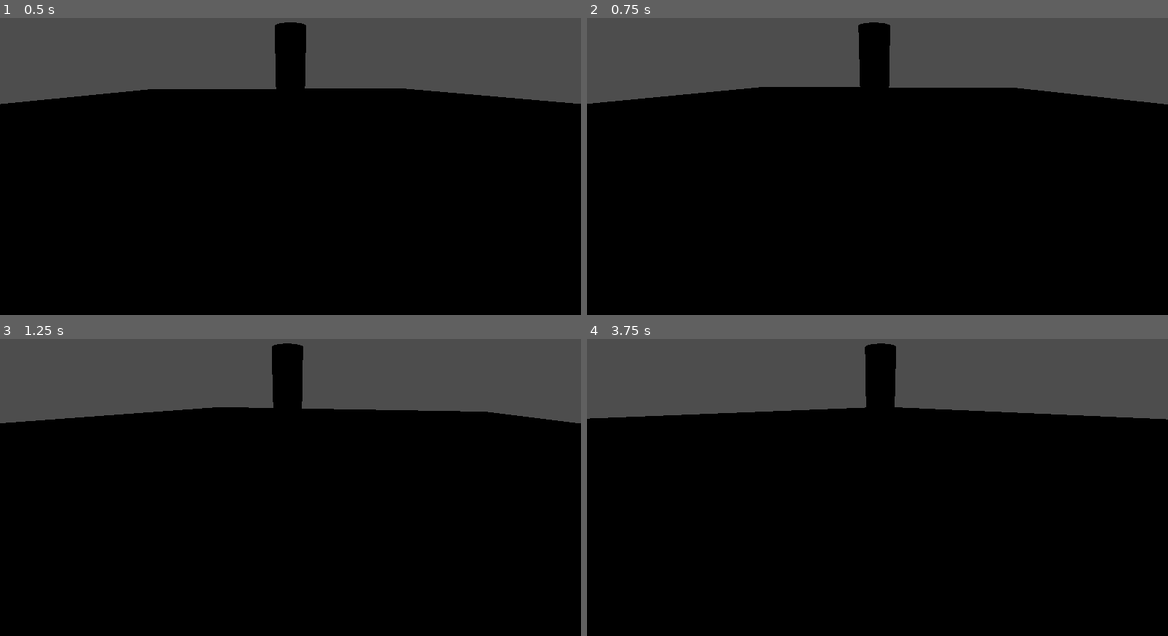
Above: before the commit, frames 1-4 (two rows, left to right).
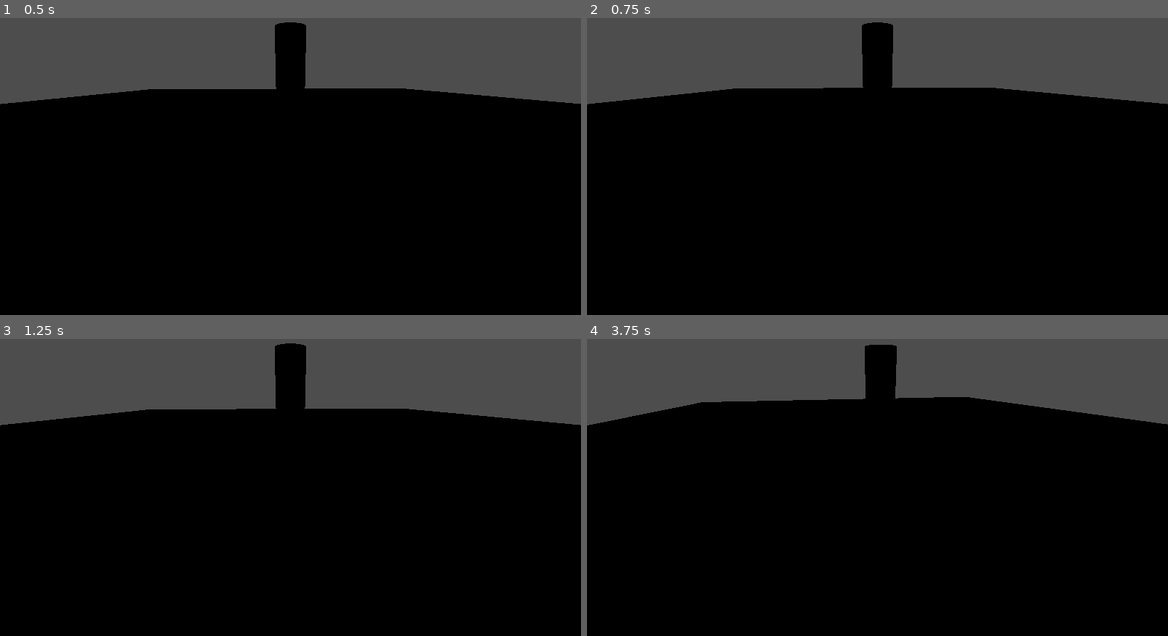
Above: after the commit, the same moments.

Repository: uunotap/GameJamArenaUTU
Game: Godot game, scene res://scenes/levels/test_level.tscn
Two runs of this game, one before a commit and one after it. Both use one fixed random seed, a clock stepped at 60 frames per second and the inputs below.
Inputs:
- Up to frame 1 (0.5 s): no input
- Up to frame 2 (0.75 s): tap Enter (ui_accept) at 0.5 s; hold E (dash_right) from 0.53 s (still down); hold X (attackbutton, bound only after the commit) from 0.53 s (still down)
- Up to frame 3 (1.25 s): keep holding E (dash_right); keep holding X (attackbutton, bound only after the commit); tap Enter (ui_accept) at 0.77, 0.8, 1.07 s
- Up to frame 4 (3.75 s): release E (dash_right) at 1.28 s; release X (attackbutton, bound only after the commit) at 1.28 s; hold Down (ui_down) 1.28-2.03 s; tap Enter (ui_accept) at 1.35, 1.52, 1.82, 2.3, 3.02, 3.32, 3.6 s; tap X (attackbutton, bound only after the commit) at 1.55, 2.85 s; hold E (dash_right) 2.03-2.78 s; hold X (attackbutton, bound only after the commit) 2.03-2.78 s; hold Up (ui_up) 2.78-3.53 s; hold Q (dash_left) from 3.53 s (still down)

Frame 1 is identical in both runs. In frame 2, 0.4% of the frame differs, in the area x 0-100%, y 1-30%; in frame 3, 0.7%; in frame 4, 2.5%.

Commit message:
Basic combat logic implemented

Diff:
--- a/entities/bossKreatura/boss.gd
+++ b/entities/bossKreatura/boss.gd
@@ -1,3 +1,4 @@
+class_name Boss
 extends CharacterBody3D
 const waterball = preload("res://entities/bossKreatura/attacks/waterball.tscn")
 const rising_attack = preload("res://entities/bossKreatura/attacks/ground rise attack.tscn")
@@ -14,6 +15,7 @@
 
 var hp:int = 20: set = set_hp
 func set_hp(new_hp:int)-> void:
+	print("boss took damage wowza")
 	hp=new_hp
 	if hp <=4:
 		invulnerability=true
--- a/entities/bossKreatura/boss.tscn
+++ b/entities/bossKreatura/boss.tscn
@@ -7,6 +7,8 @@
 [sub_resource type="CylinderShape3D" id="CylinderShape3D_ykiqu"]
 
 [node name="Boss" type="CharacterBody3D" unique_id=1434885039]
+collision_layer = 5
+collision_mask = 5
 script = ExtResource("1_ykiqu")
 
 [node name="tempMesh" type="MeshInstance3D" parent="." unique_id=2042920999]
@@ -17,6 +19,7 @@
 wait_time = 0.1
 
 [node name="CollisionShape3D" type="CollisionShape3D" parent="." unique_id=200904136]
+transform = Transform3D(5, 0, 0, 0, 5, 0, 0, 0, 5, 0, 0, 0)
 shape = SubResource("CylinderShape3D_ykiqu")
 
 [connection signal="timeout" from="basic attack" to="." method="_on_basic_attack_timeout"]
--- /dev/null
+++ b/entities/player/PlayerProj.tscn
@@ -0,0 +1,26 @@
+[gd_scene format=3 uid="uid://cmw4jnk260ab5"]
+
+[ext_resource type="Script" uid="uid://c62h8cdjeefdu" path="res://entities/player/player_proj.gd" id="1_2yyx7"]
+
+[sub_resource type="TorusMesh" id="TorusMesh_01qlx"]
+rings = 8
+ring_segments = 4
+
+[sub_resource type="BoxShape3D" id="BoxShape3D_2yyx7"]
+
+[node name="PlayerProj" type="RigidBody3D" unique_id=611931798]
+collision_layer = 0
+collision_mask = 4
+gravity_scale = 0.0
+contact_monitor = true
+max_contacts_reported = 1
+script = ExtResource("1_2yyx7")
+
+[node name="MeshInstance3D" type="MeshInstance3D" parent="." unique_id=836889211]
+mesh = SubResource("TorusMesh_01qlx")
+
+[node name="CollisionShape3D" type="CollisionShape3D" parent="." unique_id=1883705417]
+shape = SubResource("BoxShape3D_2yyx7")
+
+[connection signal="body_entered" from="." to="." method="_on_body_entered"]
+[connection signal="body_shape_entered" from="." to="." method="_on_body_shape_entered"]
--- a/entities/player/player.gd
+++ b/entities/player/player.gd
@@ -6,6 +6,10 @@
 const JUMP_VELOCITY = 8
 @export var dash_speed: float = 30.0
 @export var dash_duration: float = 0.2
+
+const ringBlast = preload("res://entities/player/PlayerProj.tscn")
+
+
 
 #enum moveState {IDLE, RUN, JUMP, DASH}
 
@@ -45,6 +49,59 @@
 var can_dash: bool=true
 
 
+const MAX_CHARGE = 100
+var charge:int =0: set = set_charge
+var charging:bool =false
+var charged=false
+var can_charge=true
+
+func set_charge(amount: int) -> void:
+	print(amount)
+	if amount>0:
+		if amount<=MAX_CHARGE:
+			charge=amount
+		else:
+			charge=MAX_CHARGE
+			charged=true
+	else:
+
+		if amount<=0:
+			charge=0
+		else:
+			charge=amount
+	#emit_signal("charge_changed", charge)
+
+const chargeable_time_MAX = 25
+var chargeable_time = 25: set = set_chargeable
+func set_chargeable(amount: int) -> void:
+	if amount>0:
+		if amount<=chargeable_time_MAX:
+			chargeable_time=amount
+		else:
+			chargeable_time=chargeable_time_MAX
+
+		if chargeable_time >= 15:
+				can_charge=true
+	else:
+		can_charge=false
+		if amount<=0:
+			chargeable_time=0
+		else:
+			chargeable_time=amount
+	#emit_signal("charge_changed", charge)
+
+
+func _on_charge_tick_timeout() -> void:
+	if charging:
+		charge+=10
+		chargeable_time-=1
+
+
+func _on_charge_loss_timeout() -> void:
+	if not charging:
+		charge-=1
+		chargeable_time+=2
+
 
 
 
@@ -58,47 +115,66 @@
 # After the duration, stop dashing
 	await get_tree().create_timer(dash_duration).timeout
 	is_dashing = false
+	$DashCooldown.start()
 
 
-	await get_tree().create_timer(0.1).timeout
-	can_dash = true
-
-
+func _on_dash_cooldown_timeout() -> void:
+	can_dash=true
 
 
 func _physics_process(delta: float) -> void:
 
 	if not is_on_floor():
 		velocity += get_gravity() * delta
-	if Input.is_action_just_pressed("ui_accept") and is_on_floor():
-		velocity.y = JUMP_VELOCITY
 
-# Handle Dash Movement
-	if is_dashing and enemy:
-		# 1. Get the vector from enemy to player
-		var offset = global_position - enemy.global_position
 
-		# 2. Calculate the Tangent (Perpendicular) vector
-		var tangent = offset.cross(Vector3.UP).normalized()
-		#print(global_position.distance_to(enemy.global_position))
-		# 3. Apply velocity along that tangent
-		velocity = tangent * dash_speed * dash_direction_multiplier
 
-	elif not is_dashing:
-		var input_dir := Input.get_vector("ui_left", "ui_right", "ui_up", "ui_down")
-		var direction := (transform.basis * Vector3(input_dir.x, 0, input_dir.y)).normalized()
-		if direction:
-			velocity.x = direction.x * SPEED
-			velocity.z = direction.z * SPEED
-		else:
-			velocity.x = move_toward(velocity.x, 0, SPEED)
-			velocity.z = move_toward(velocity.z, 0, SPEED)
+	if charged:
+		var instance:RigidBody3D = ringBlast.instantiate()
+		add_child(instance)
+		instance.apply_impulse(global_position.direction_to(enemy.global_position)*20)
+		charge=0
+		charged=false
 
-	# Handle Input
-	if Input.is_action_pressed("dash_left") and can_dash:
-		dash(1.0) # Clockwise
-	if Input.is_action_pressed("dash_right") and can_dash:
-		dash(-1.0) # Counter-Clockwise
+	elif Input.is_action_pressed("attackbutton") and can_charge:
+		velocity=Vector3.ZERO
+		charging=true
+
+	else:
+		charging=false
+
+
+	if not charging:
+
+		if Input.is_action_just_pressed("ui_accept") and is_on_floor():
+			velocity.y = JUMP_VELOCITY
+
+	# Handle Dash Movement
+		elif is_dashing and enemy:
+			# 1. Get the vector from enemy to player
+			var offset = global_position - enemy.global_position
+
+			# 2. Calculate the Tangent (Perpendicular) vector
+			var tangent = offset.cross(Vector3.UP).normalized()
+			#print(global_position.distance_to(enemy.global_position))
+			# 3. Apply velocity along that tangent
+			velocity = tangent * dash_speed * dash_direction_multiplier
+
+		elif not is_dashing:
+			var input_dir := Input.get_vector("ui_left", "ui_right", "ui_up", "ui_down")
+			var direction := (transform.basis * Vector3(input_dir.x, 0, input_dir.y)).normalized()
+			if direction:
+				velocity.x = direction.x * SPEED
+				velocity.z = direction.z * SPEED
+			else:
+				velocity.x = move_toward(velocity.x, 0, SPEED)
+				velocity.z = move_toward(velocity.z, 0, SPEED)
+
+		# Handle Input
+		if Input.is_action_pressed("dash_left") and can_dash:
+			dash(1.0) # Clockwise
+		if Input.is_action_pressed("dash_right") and can_dash:
+			dash(-1.0) # Counter-Clockwise
 
 # Rotation/Looking
 	if target and enemy:
--- a/entities/player/player.tscn
+++ b/entities/player/player.tscn
@@ -23,7 +23,19 @@
 [node name="Player" type="Node3D" parent="." unique_id=452477216]
 
 [node name="DashCooldown" type="Timer" parent="." unique_id=764849299]
+one_shot = true
 
 [node name="Interface" parent="." unique_id=459451547 instance=ExtResource("2_abrql")]
 
+[node name="chargeLoss" type="Timer" parent="." unique_id=1466957877]
+wait_time = 0.3
+autostart = true
+
+[node name="chargeTick" type="Timer" parent="." unique_id=2057174701]
+wait_time = 0.1
+autostart = true
+
 [connection signal="health_changed" from="." to="Interface" method="_on_player_health_changed"]
+[connection signal="timeout" from="DashCooldown" to="." method="_on_dash_cooldown_timeout"]
+[connection signal="timeout" from="chargeLoss" to="." method="_on_charge_loss_timeout"]
+[connection signal="timeout" from="chargeTick" to="." method="_on_charge_tick_timeout"]
--- /dev/null
+++ b/entities/player/player_proj.gd
@@ -0,0 +1,21 @@
+extends RigidBody3D
+
+@export var lifetime:float = 20.0
+@export var damage:int = 1
+
+
+# Called when the node enters the scene tree for the first time.
+func _ready() -> void:
+	get_tree().create_timer(lifetime).timeout.connect(queue_free)
+
+func hit(node):
+
+	if node.name=="Boss":
+		var boss:Boss = node
+		boss.hp-=damage
+	self.queue_free()
+
+
+func _on_body_entered(body: Node3D) -> void:
+	hit(body)
+	print(body)
--- a/project.godot
+++ b/project.godot
@@ -61,11 +61,21 @@
 dash_left={
 "deadzone": 0.2,
 "events": [Object(InputEventKey,"resource_local_to_scene":false,"resource_name":"","device":-1,"window_id":0,"alt_press …(192 unchanged characters)…
+, Object(InputEventKey,"resource_local_to_scene":false,"resource_name":"","device":-1,"window_id":0,"alt_pressed":false,"shift_pressed":false,"ctrl_pressed":false,"meta_pressed":false,"pressed":false,"keycode":0,"physical_keycode":0,"key_label":90,"unicode":122,"location":0,"echo":false,"script":null)
+, Object(InputEventKey,"resource_local_to_scene":false,"resource_name":"","device":-1,"window_id":0,"alt_pressed":false,"shift_pressed":false,"ctrl_pressed":false,"meta_pressed":false,"pressed":false,"keycode":0,"physical_keycode":0,"key_label":74,"unicode":106,"location":0,"echo":false,"script":null)
 ]
 }
 dash_right={
 "deadzone": 0.2,
 "events": [Object(InputEventKey,"resource_local_to_scene":false,"resource_name":"","device":-1,"window_id":0,"alt_press …(192 unchanged characters)…
+, Object(InputEventKey,"resource_local_to_scene":false,"resource_name":"","device":-1,"window_id":0,"alt_pressed":false,"shift_pressed":false,"ctrl_pressed":false,"meta_pressed":false,"pressed":false,"keycode":0,"physical_keycode":0,"key_label":67,"unicode":99,"location":0,"echo":false,"script":null)
+, Object(InputEventKey,"resource_local_to_scene":false,"resource_name":"","device":-1,"window_id":0,"alt_pressed":false,"shift_pressed":false,"ctrl_pressed":false,"meta_pressed":false,"pressed":false,"keycode":0,"physical_keycode":0,"key_label":76,"unicode":108,"location":0,"echo":false,"script":null)
+]
+}
+attackbutton={
+"deadzone": 0.2,
+"events": [Object(InputEventKey,"resource_local_to_scene":false,"resource_name":"","device":-1,"window_id":0,"alt_pressed":false,"shift_pressed":false,"ctrl_pressed":false,"meta_pressed":false,"pressed":false,"keycode":0,"physical_keycode":0,"key_label":88,"unicode":120,"location":0,"echo":false,"script":null)
+, Object(InputEventKey,"resource_local_to_scene":false,"resource_name":"","device":-1,"window_id":0,"alt_pressed":false,"shift_pressed":false,"ctrl_pressed":false,"meta_pressed":false,"pressed":false,"keycode":0,"physical_keycode":0,"key_label":75,"unicode":107,"location":0,"echo":false,"script":null)
 ]
 }
 
Not shown, added: entities/player/player_proj.gd.uid
